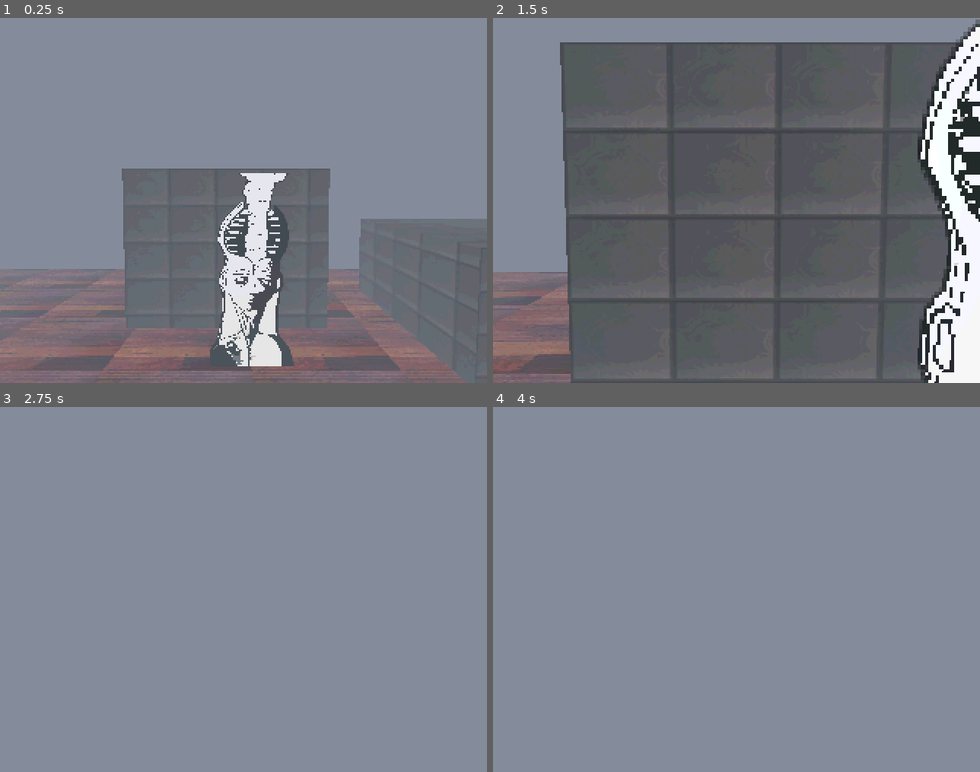
Above: before the commit, frames 1-4 (two rows, left to right).
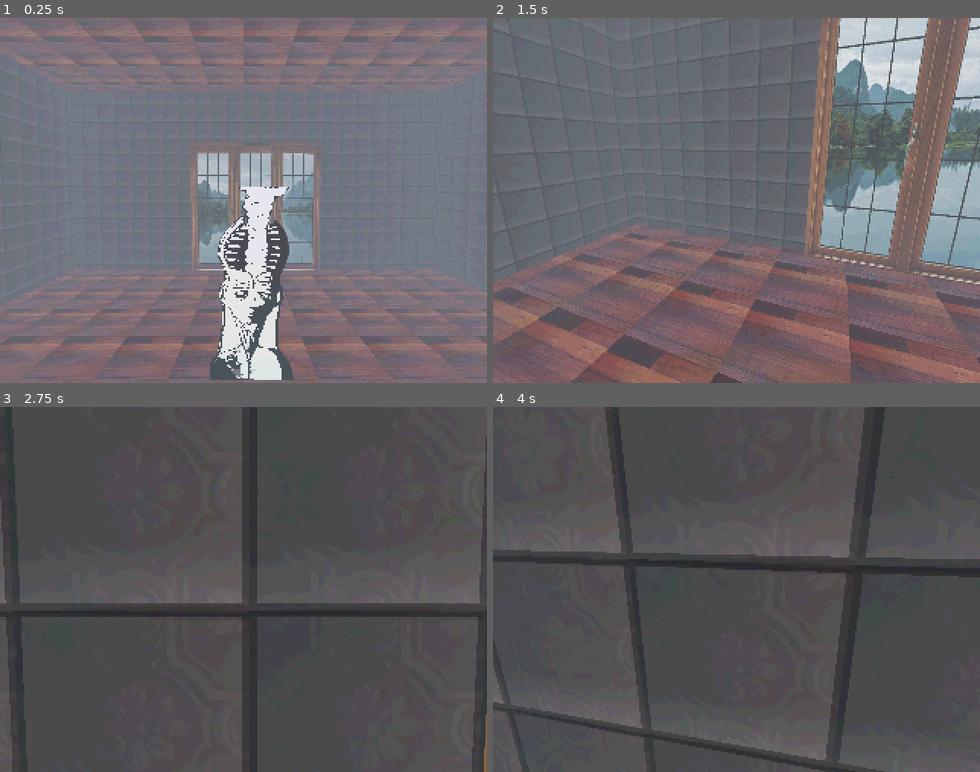
Above: after the commit, the same moments.

Repository: DDragonYT/Osamu-Sato
Game: Godot game, scene res://node_3d.tscn
The game is run twice, just before and just after one commit, with the same random seed, the same clock (stepped at 60 frames per second) and the same inputs.
Inputs (mouse positions are in pixels of both pictures, inside the frame that each line leads up to):
- Up to frame 1 (0.25 s): no input
- Up to frame 2 (1.5 s): tap Enter (ui_accept) at 0.5, 0.77 s; move the mouse to (760, 200) at 0.52 s; hold W (move_forward) from 0.53 s (still down); tap Down (look_down, bound only after the commit) at 0.6 s; tap Left (look_left, bound only after the commit) at 0.8, 1.35 s; move the mouse to (712, 200) at 1.27 s
- Up to frame 3 (2.75 s): keep holding W (move_forward); tap Enter (ui_accept) at 1.52 s; tap Right (look_right, bound only after the commit) at 1.55, 2.1 s; move the mouse to (253, 582) at 2.02 s; tap Up (look_up, bound only after the commit) at 2.3 s
- Up to frame 4 (4 s): keep holding W (move_forward); move the mouse to (731, 596) at 2.77 s; tap Up (look_up, bound only after the commit) at 2.85 s; tap Enter (ui_accept) at 3.02, 3.77 s; tap Down (look_down, bound only after the commit) at 3.05, 3.6 s; move the mouse to (775, 593) at 3.52 s; tap Left (look_left, bound only after the commit) at 3.8 s

The runs differ from the first frame. In frame 1, 57% of the frame differs, in the area x 0-100%, y 0-100%; in frame 2, 75%; in frame 3, 100%; in frame 4, 100%.

Commit message:
Added ✨door✨

Diff:
--- a/node_3d.tscn
+++ b/node_3d.tscn
@@ -4,8 +4,8 @@
 [ext_resource type="PackedScene" uid="uid://cxojfofdbbb3d" path="res://nodes/player.tscn" id="2_a0tk4"]
 [ext_resource type="Texture2D" uid="uid://dwlw7aj10c6kw" path="res://textures/floor.png" id="4_jka67"]
 [ext_resource type="Material" uid="uid://b5bphyj4v4k2g" path="res://ps1postprocess.tres" id="4_r3fl7"]
-[ext_resource type="Material" uid="uid://ydr6o3arevie" path="res://wall.tres" id="5_wc5p8"]
 [ext_resource type="Texture2D" uid="uid://md6q4envxa0x" path="res://textures/tiles.png" id="6_jsk3o"]
+[ext_resource type="Texture2D" uid="uid://7wwqltc4832c" path="res://textures/Screenshot 2025-11-25 093448.png" id="7_jsk3o"]
 [ext_resource type="Texture2D" uid="uid://bjy4wace7ruw1" path="res://textures/the man.png" id="7_wc5p8"]
 
 [sub_resource type="Sky" id="Sky_a0tk4"]
@@ -18,26 +18,32 @@
 ambient_light_color = Color(1, 1, 1, 1)
 reflected_light_source = 1
 fog_enabled = true
-fog_density = 0.102
+fog_density = 0.1071
+volumetric_fog_density = 1.0
 
 [sub_resource type="CameraAttributesPractical" id="CameraAttributesPractical_jka67"]
 auto_exposure_enabled = true
 
-[sub_resource type="BoxShape3D" id="BoxShape3D_a0tk4"]
+[sub_resource type="CapsuleShape3D" id="CapsuleShape3D_jsk3o"]
+radius = 0.61816406
+height = 1.996582
 
 [sub_resource type="StandardMaterial3D" id="StandardMaterial3D_i5arm"]
 albedo_texture = ExtResource("4_jka67")
-uv1_scale = Vector3(30.05, 30.05, 30.05)
+uv1_triplanar = true
 texture_filter = 0
 
-[sub_resource type="BoxMesh" id="BoxMesh_r3fl7"]
+[sub_resource type="StandardMaterial3D" id="StandardMaterial3D_wc5p8"]
+albedo_texture = ExtResource("6_jsk3o")
+uv1_scale = Vector3(2, 2, 2)
+uv1_triplanar = true
+texture_filter = 0
 
-[sub_resource type="StandardMaterial3D" id="StandardMaterial3D_jsk3o"]
-albedo_texture = ExtResource("6_jsk3o")
+[sub_resource type="StandardMaterial3D" id="StandardMaterial3D_4arys"]
+albedo_texture = ExtResource("7_jsk3o")
+texture_filter = 0
 
-[sub_resource type="CapsuleShape3D" id="CapsuleShape3D_jsk3o"]
-radius = 0.61816406
-height = 1.996582
+[sub_resource type="QuadMesh" id="QuadMesh_6iypd"]
 
 [node name="Node3D" type="Node3D"]
 
@@ -47,43 +53,53 @@
 
 [node name="Player" parent="." instance=ExtResource("2_a0tk4")]
 transform = Transform3D(1, 0, 0, 0, 1, -1.7484555e-07, 0, 1.7484555e-07, 1, 0, 2.61394, 0)
-LOOK_SENSITIVITY = 10
 
-[node name="StaticBody3D" type="StaticBody3D" parent="."]
-transform = Transform3D(1, 0, 0, 0, 1, 0, 0, 0, 1, 0.06695968, 0.81555367, 3.0280316)
+[node name="CharacterBody3D" type="CharacterBody3D" parent="."]
 
-[node name="CollisionShape3D" type="CollisionShape3D" parent="StaticBody3D"]
-transform = Transform3D(21.18, 0, 0, 0, 21.18, 0, 0, 0, 21.18, 0, -10.933313, 0)
-shape = SubResource("BoxShape3D_a0tk4")
+[node name="Sprite3D" type="Sprite3D" parent="CharacterBody3D"]
+transform = Transform3D(1, 0, 0, 0, 1, 0, 0, 0, 1, 0.10206008, 1.7824794, -3.0476909)
+billboard = 2
+texture_filter = 0
+texture = ExtResource("7_wc5p8")
 
-[node name="MeshInstance3D" type="MeshInstance3D" parent="StaticBody3D/CollisionShape3D"]
+[node name="CollisionShape3D" type="CollisionShape3D" parent="CharacterBody3D"]
+transform = Transform3D(1, 0, 0, 0, 1, 0, 0, 0, 1, 0.10206008, 1.6305051, -3.0476909)
+shape = SubResource("CapsuleShape3D_jsk3o")
+
+[node name="CSGBox3D" type="CSGBox3D" parent="."]
 material_override = SubResource("StandardMaterial3D_i5arm")
-mesh = SubResource("BoxMesh_r3fl7")
+use_collision = true
+size = Vector3(30, 1, 15)
 
-[node name="StaticBody3D2" type="StaticBody3D" parent="."]
-transform = Transform3D(0.145, 0, 0, 0, 0.145, 0, 0, 0, 0.145, 4.5033193, 2.3489494, -4.4840555)
+[node name="CSGBox3D2" type="CSGBox3D" parent="."]
+transform = Transform3D(1, 0, 0, 0, 1, 0, 0, 0, 1, 0, 7.145196, -7.4995003)
+material_override = SubResource("StandardMaterial3D_wc5p8")
+use_collision = true
+size = Vector3(30, 15, 0.001)
 
-[node name="CollisionShape3D" type="CollisionShape3D" parent="StaticBody3D2"]
-transform = Transform3D(21.18129, 0, 0, 0, 21.18129, 0, 0, 0, 21.18129, 0, -10.933317, 0)
-shape = SubResource("BoxShape3D_a0tk4")
+[node name="CSGBox3D3" type="CSGBox3D" parent="."]
+transform = Transform3D(1, 0, 0, 0, 1, 0, 0, 0, 1, 0, 7.145196, 4.252998)
+material_override = SubResource("StandardMaterial3D_wc5p8")
+use_collision = true
+size = Vector3(30, 15, 0.001)
 
-[node name="MeshInstance3D" type="MeshInstance3D" parent="StaticBody3D2/CollisionShape3D"]
-material_override = ExtResource("5_wc5p8")
-material_overlay = SubResource("StandardMaterial3D_jsk3o")
-mesh = SubResource("BoxMesh_r3fl7")
+[node name="CSGBox3D4" type="CSGBox3D" parent="."]
+transform = Transform3D(-4.371139e-08, 0, 1, 0, 1, 0, -1, 0, -4.371139e-08, 6.092184, 6.4687104, 0.04229307)
+material_override = SubResource("StandardMaterial3D_wc5p8")
+use_collision = true
+size = Vector3(30, 15, 0.001)
 
-[node name="StaticBody3D3" type="StaticBody3D" parent="."]
-transform = Transform3D(0.175, 0, 0, 0, 0.175, 0, 0, 0, 0.175, -8.277277, 3.4737797, -2.7553701)
+[node name="CSGBox3D5" type="CSGBox3D" parent="."]
+transform = Transform3D(-4.371139e-08, 0, 1, 0, 1, 0, -1, 0, -4.371139e-08, -5.3105764, 7.145196, 4.252998)
+material_override = SubResource("StandardMaterial3D_wc5p8")
+use_collision = true
+size = Vector3(30, 15, 0.001)
 
-[node name="CollisionShape3D" type="CollisionShape3D" parent="StaticBody3D3"]
-transform = Transform3D(21.18, 0, 0, 0, 21.18, 0, 0, 0, 21.18, 0, -10.933313, 0)
-shape = SubResource("BoxShape3D_a0tk4")
-
-[node name="MeshInstance3D" type="MeshInstance3D" parent="StaticBody3D3/CollisionShape3D"]
-transform = Transform3D(0.9999998, 0, 0, 0, 0.9999998, 0, 0, 0, 0.9999998, 2.1489353, 0, -0.90897745)
-material_override = ExtResource("5_wc5p8")
-lod_bias = 0.001
-mesh = SubResource("BoxMesh_r3fl7")
+[node name="CSGBox3D6" type="CSGBox3D" parent="."]
+transform = Transform3D(1, 0, 0, 0, 1, 0, 0, 0, 1, 0, 6.5460033, 0)
+material_override = SubResource("StandardMaterial3D_i5arm")
+use_collision = true
+size = Vector3(30, 1, 15)
 
 [node name="CanvasLayer" type="CanvasLayer" parent="."]
 
@@ -97,14 +113,7 @@
 size_flags_horizontal = 4
 size_flags_vertical = 4
 
-[node name="CharacterBody3D" type="CharacterBody3D" parent="."]
-
-[node name="Sprite3D" type="Sprite3D" parent="CharacterBody3D"]
-transform = Transform3D(1, 0, 0, 0, 1, 0, 0, 0, 1, 0.10206008, 1.9673247, -3.0476909)
-billboard = 2
-texture_filter = 0
-texture = ExtResource("7_wc5p8")
-
-[node name="CollisionShape3D" type="CollisionShape3D" parent="CharacterBody3D"]
-transform = Transform3D(1, 0, 0, 0, 1, 0, 0, 0, 1, 0.10206008, 1.6305051, -3.0476909)
-shape = SubResource("CapsuleShape3D_jsk3o")
+[node name="MeshInstance3D" type="MeshInstance3D" parent="."]
+transform = Transform3D(4, 0, 0, 0, 4, 0, 0, 0, 4, 0.3722409, 2.47043, -7.3664722)
+material_override = SubResource("StandardMaterial3D_4arys")
+mesh = SubResource("QuadMesh_6iypd")
--- a/nodes/player.gd
+++ b/nodes/player.gd
@@ -3,28 +3,24 @@
 const SPEED = 5.0
 const JUMP_VELOCITY = 4.5
 const LOOK_SENSITIVITY = 0.05
+const LOOK_ANGLE = 45
 @onready var camera = $Camera3D
 @onready var animation = $AnimationPlayer
 
 func _ready() -> void:
-	Input.mouse_mode = Input.MOUSE_MODE_CAPTURED
+	#Input.mouse_mode = Input.MOUSE_MODE_CAPTURED
+	pass
 
 func _physics_process(delta: float) -> void:
-	# Add the gravity.
 	if not is_on_floor():
 		velocity += get_gravity() * delta
 
-	# Handle jump.
 	if Input.is_action_just_pressed("ui_accept") and is_on_floor():
 		velocity.y = JUMP_VELOCITY
 
-	# Get the input direction and handle the movement/deceleration.
-	# As good practice, you should replace UI actions with custom gameplay actions.
-	#var camera_dir := Input.get_vector("look_up","look_down","look_left","look_right")
+	# Move the character
 	var input_dir := Input.get_vector("move_left", "move_right", "move_forward", "move_back")
 	var direction := (transform.basis * Vector3(input_dir.x, 0, input_dir.y)).normalized()
-	#var camera_direction := (transform.basis * Vector3(camera_dir.x, 0, camera_dir.y)).normalized()
-
 	if direction:
 		velocity.x = direction.x * SPEED
 		velocity.z = direction.z * SPEED
@@ -34,15 +30,18 @@
 		velocity.z = 0.0
 		animation.stop()
 
-	#if camera_direction:
-		#camera.rotate_x(camera_dir.x/-20)
-		#camera.rotation.x = clamp(camera.rotation.x, deg_to_rad(-79), deg_to_rad(79))
-		#rotate_y(camera_dir.y/-20)
+	# Move the camera
+	var camera_dir := Input.get_vector("look_up","look_down","look_left","look_right")
+	var camera_direction := (transform.basis * Vector3(camera_dir.x, 0, camera_dir.y)).normalized()
+	if camera_direction:
+		camera.rotate_x(camera_dir.x/-20)
+		camera.rotation.x = clamp(camera.rotation.x, deg_to_rad(-LOOK_ANGLE), deg_to_rad(LOOK_ANGLE))
+		rotate_y(camera_dir.y/-20)
 
 	move_and_slide()
 
-func _unhandled_input(event: InputEvent) -> void:
-	if event is InputEventMouseMotion:
-		rotate_y(-event.relative.x * LOOK_SENSITIVITY)
-		camera.rotate_x(-event.relative.y * LOOK_SENSITIVITY)
-		camera.rotation.x = clamp(camera.rotation.x, deg_to_rad(-79), deg_to_rad(79))
+#func _unhandled_input(event: InputEvent) -> void:
+	#if event is InputEventMouseMotion:
+		#rotate_y(-event.relative.x * LOOK_SENSITIVITY)
+		#camera.rotate_x(-event.relative.y * LOOK_SENSITIVITY)
+		#camera.rotation.x = clamp(camera.rotation.x, deg_to_rad(-79), deg_to_rad(79))
--- a/nodes/player.tscn
+++ b/nodes/player.tscn
@@ -59,3 +59,5 @@
 libraries = {
 &"": SubResource("AnimationLibrary_i3pqv")
 }
+
+[node name="RayCast3D" type="RayCast3D" parent="."]
--- a/project.godot
+++ b/project.godot
@@ -55,22 +55,26 @@
 "deadzone": 0.2,
 "events": [Object(InputEventJoypadButton,"resource_local_to_scene":false,"resource_name":"","device":-1,"button_index":2,"pressure":0.0,"pressed":true,"script":null)
 , Object(InputEventJoypadMotion,"resource_local_to_scene":false,"resource_name":"","device":-1,"axis":2,"axis_value":-1.0,"script":null)
+, Object(InputEventKey,"resource_local_to_scene":false,"resource_name":"","device":-1,"window_id":0,"alt_pressed":false,"shift_pressed":false,"ctrl_pressed":false,"meta_pressed":false,"pressed":false,"keycode":0,"physical_keycode":4194319,"key_label":0,"unicode":0,"location":0,"echo":false,"script":null)
 ]
 }
 look_right={
 "deadzone": 0.2,
 "events": [Object(InputEventJoypadButton,"resource_local_to_scene":false,"resource_name":"","device":-1,"button_index":1,"pressure":0.0,"pressed":true,"script":null)
 , Object(InputEventJoypadMotion,"resource_local_to_scene":false,"resource_name":"","device":-1,"axis":2,"axis_value":1.0,"script":null)
+, Object(InputEventKey,"resource_local_to_scene":false,"resource_name":"","device":-1,"window_id":0,"alt_pressed":false,"shift_pressed":false,"ctrl_pressed":false,"meta_pressed":false,"pressed":false,"keycode":0,"physical_keycode":4194321,"key_label":0,"unicode":0,"location":0,"echo":false,"script":null)
 ]
 }
 look_up={
 "deadzone": 0.3,
 "events": [Object(InputEventJoypadButton,"resource_local_to_scene":false,"resource_name":"","device":-1,"button_index":3,"pressure":0.0,"pressed":true,"script":null)
+, Object(InputEventKey,"resource_local_to_scene":false,"resource_name":"","device":-1,"window_id":0,"alt_pressed":false,"shift_pressed":false,"ctrl_pressed":false,"meta_pressed":false,"pressed":false,"keycode":0,"physical_keycode":4194320,"key_label":0,"unicode":0,"location":0,"echo":false,"script":null)
 ]
 }
 look_down={
 "deadzone": 0.3,
 "events": [Object(InputEventJoypadButton,"resource_local_to_scene":false,"resource_name":"","device":-1,"button_index":0,"pressure":0.0,"pressed":true,"script":null)
+, Object(InputEventKey,"resource_local_to_scene":false,"resource_name":"","device":-1,"window_id":0,"alt_pressed":false,"shift_pressed":false,"ctrl_pressed":false,"meta_pressed":false,"pressed":false,"keycode":0,"physical_keycode":4194322,"key_label":0,"unicode":0,"location":0,"echo":false,"script":null)
 ]
 }
 
Binary file added: textures/Screenshot 2025-11-25 093448.png
Not shown, added: textures/Screenshot 2025-11-25 093448.png.import
Binary file added: textures/sleeper.png
Not shown, added: textures/sleeper.png.import
